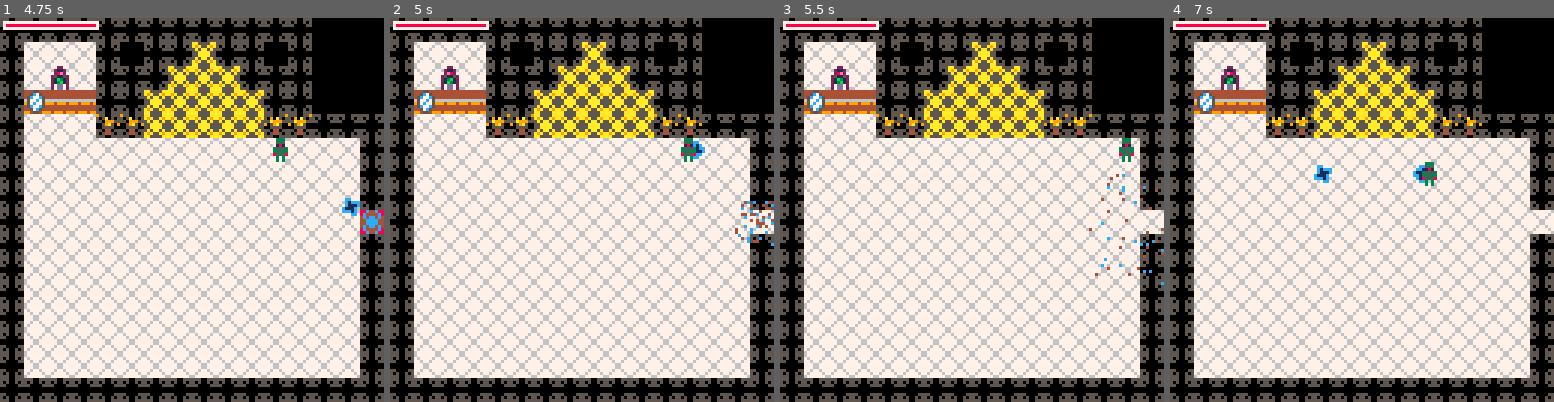
Above: before the commit, frames 1-4 (left to right).
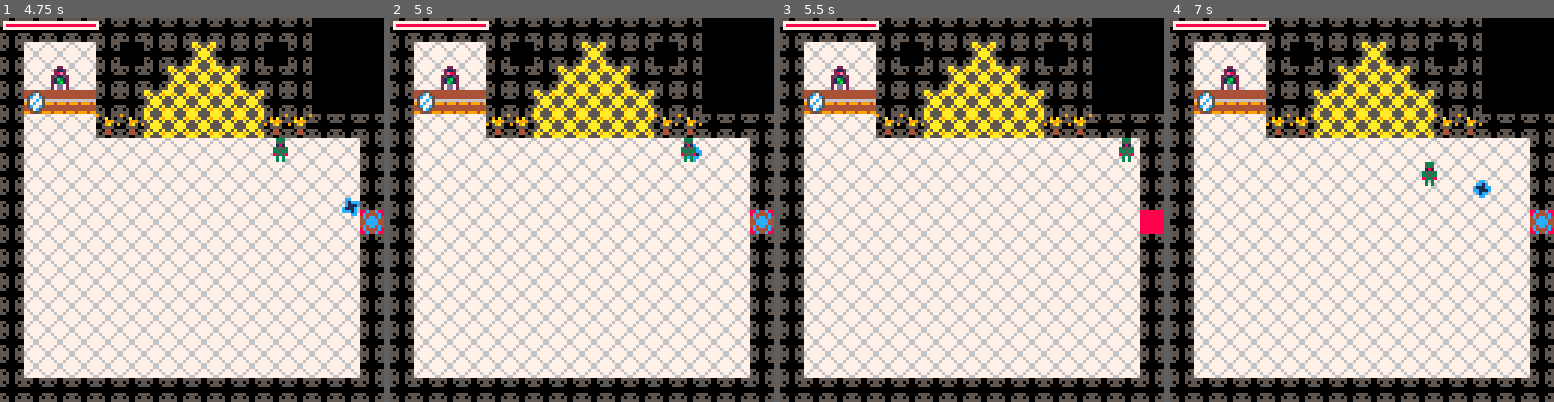
Above: after the commit, the same moments.

Repository: rledford/pico-door
Game: PICO-8 cartridge door.p8
The game is run twice, just before and just after one commit, with the same random seed, the same clock (stepped at 60 frames per second) and the same inputs.
Inputs:
- Up to frame 1 (4.75 s): tap X (X key) at 0.33, 0.7, 1.43, 2.58, 3.1, 3.62, 4.13, 4.65 s; tap O (Z key) at 1.07, 1.8, 2.43, 3.07, 3.7, 4.33 s; hold Right 2.33-3.33 s; hold Right 3.38-4.22 s; hold Up 4.27-4.67 s; hold Right from 4.72 s (still down)
- Up to frame 2 (5 s): keep holding Right; tap O (Z key) at 4.97 s
- Up to frame 3 (5.5 s): keep holding Right; tap X (X key) at 5.17 s
- Up to frame 4 (7 s): tap O (Z key) at 5.6, 6.23, 6.87 s; tap X (X key) at 5.68, 6.2, 6.72 s; release Right at 5.72 s; hold Down 5.77-6.1 s; hold Left 6.15-6.98 s

Frame 1 is identical in both runs. In frame 2, 0.6% of the frame differs, in the area x 77-100%, y 32-60%; in frame 3, 0.6%; in frame 4, 0.8%, in the area x 37-100%, y 38-57%.

Commit message:
Update map and fix mirror destroyed on boss defeated.

Diff:
--- a/door.p8
+++ b/door.p8
@@ -315,7 +315,7 @@
 		this.hitbox={x=2,y=2,w=3,h=4}
 		this.target=nil
 		this.auto_target_radius = 40
-		this.projectil_damage = 50
+		this.projectil_damage = 2
 		this.projectile_speed = 1.3
 		this.has_ricochet = false
 		this.has_pierce = false
@@ -1125,7 +1125,7 @@
 		this.anim,
 		this.static={x=1,y=2,w=6,h=5},false,false,nil,make_animation({57,58}, 6),true
 		this.auto_target_radius = 1000
-		this.aggressive = (room.y >= 2 and room.x <= 4) or (has_started_boss_room and boss_hp > 0)
+		this.aggressive = (room.y >= 2 and room.x <= 4) and boss_hp > 0
 		this.fire_timer = rnd(10) + rnd(50) + 40
 	end,
 	update=function(this)
@@ -1185,9 +1185,10 @@
 mirror_type = {
 	init=function(this)
 		this.anim,
-		this.can_interact =
+		this.can_interact,
+		this.static =
 		make_animation({12}),
-		false
+		false,true
 	end,
 	update=function(this)
 		this.can_interact = window == nil and player ~= nil and not player.dead and flr(get_range(this, player)) <= TILE_SIZE
@@ -1336,7 +1337,7 @@
 }
 
 function start_boss_defeated()
-	local obj,should_destroy = nil
+	local obj = nil
 	for i=count(objects),1,-1 do
 		local should_destroy = true
 		obj = objects[i]
@@ -2359,46 +2360,46 @@
 __map__
 0101010101010101010101010100000000000000000000000000000101010101000000000000000000000000000000000000000000000000000000000000000000000000000000000000000000000000000000000000000000000000000000000000000000000000000000000000000000000000000000000000000000000000
 01020202010001010501010001000000000000000000000000000001022c0201000101010101000000000000000000000000000000000000000001010101010000000000000000000000000000000000000000000000000000000000000000000000000000000000000000000000000000000000000000000000000000000000
-0102250201010105050501010100000001010101010101010000000102020239010110021001000000000000000000000000000000000000000001102a10010000000000000000000000000000000000000000000000000000000000000000000000000000000000000000000000000000000000000000000000000000000000
-010c27270101050505050501010000000102020102022b010000000102020202020302100201000000000000000000000000000000000000000001021002010000000000000000000000000000000000000000000000000000000000000000000000000000000000000000000000000000000000000000000000000000000000
-0102020239390505050505393901010101020201020202010000000102020239010110021001000000000000000000000000000000000000000001020202010000000000000000000000000000000000000000000000000000000000000000000000000000000000000000000000000000000000000000000000000000000000
-0102020202020202020202020202020101020239060202010000000102020201000102020201000000000000000000000000000000000000000001020202010000000000000000000000000000000000000000000000000000000000000000000000000000000000000000000000000000000000000000000000000000000000
-0102020202020202020202020202020101020202020202010000000102020201000102020239010101010000000000000000000000000101010139020202010000000000000000000000000000000000000000000000000000000000000000000000000000000000000000000000000000000000000000000000000000000000
-010202020202020202020202020202010102020202020201000000010202020100010206020202022c01000000000000000000000000012b020202020602010000000000010101010101010101000000000000000000000000000000000000000000000000000000000000000000000000000000000000000000000000000000
-0102020202020202020202020202020302020202020202010000000102060201000102020202020202010000000000000000000000000102020202020202010000000001010101013901010101010000000000000000000000000000000000000000000000000000000000000000000000000000000000000000000000000000
-0102020202020202020202020202020101020202020202010000000102020201000102020202020202390101010101000001010101013902020202020202010000000001013902020202023901010000000000000000000000000000000000000000000000000000000000000000000000000000000000000000000000000000
-0102020202020202020202020202020101020202020202010000000102020201000102020202020202020202020201000001020202020202020202020202010000000001010202020202020201010000000000000000000000000000000000000000000000000000000000000000000000000000000000000000000000000000
-0102020202020202020202020202020101020639020202010101010102020201000102020202020202020210021001010101100210020202020202020602010000000001010202022302020201010000000000000000000000000000000000000000000000000000000000000000000000000000000000000000000000000000
-0102020202020202020202020202020101020201020202020202020102020201000102020202020206020202100203020203021002020202060202020202010000000001010202020202020201010000000000000000000000000000000000000000000000000000000000000000000000000000000000000000000000000000
-0102020202020202020202020202020101020201020202020202020302020201000102020202020202020210021001010101100210020202020202020202010000000001013902020202023901010000000000000000000000000000000000000000000000000000000000000000000000000000000000000000000000000000
-01020202020202020202020202020201012b0202020202020202020102020201000102020202020202020202020201000001020202020202020202020202010000000001010101020202010101010000000000000000000000000000000000000000000000000000000000000000000000000000000000000000000000000000
-0101010101010101010101010101010101010101010101010102010101010101000101010101010101010101010101000001010101010101010201010101010000000000010101010201010101000000000000000000000000000000000000000000000000000000000000000000000000000000000000000000000000000000
+0102250201010105050501010100000001010101010101010000000102020239010110021001000000000000000000000000000000000000000001102a10010000000000010101010101010101000000000000000000000000000000000000000000000000000000000000000000000000000000000000000000000000000000
+010c27270101050505050501010000000102020102022b010000000102020202020302100201000000000000000000000000000000000000000001021002010000000001010101013901010101010000000000000000000000000000000000000000000000000000000000000000000000000000000000000000000000000000
+0102020239390505050505393901010101020201020202010000000102020239010110021001000000000000000000000000000000000000000001020202010000000001013902020202023901010000000000000000000000000000000000000000000000000000000000000000000000000000000000000000000000000000
+0102020202020202020202020202020101020239060202010000000102020201000102020201000000000000000000000000000000000000000001020202010000000001010202020202020201010000000000000000000000000000000000000000000000000000000000000000000000000000000000000000000000000000
+0102020202020202020202020202020101020202020202010000000102020201000102020239010101010000000000000000000000000101010139020202010000000001010202022302020201010000000000000000000000000000000000000000000000000000000000000000000000000000000000000000000000000000
+010202020202020202020202020202010102020202020201000000010202020100010206020202022c01000000000000000000000000012b020202020602010000000001010202020202020201010000000000000000000000000000000000000000000000000000000000000000000000000000000000000000000000000000
+0102020202020202020202020202020302020202020202010000000102060201000102020202020202010000000000000000000000000102020202020202010000000001013902020202023901010000000000000000000000000000000000000000000000000000000000000000000000000000000000000000000000000000
+0102020202020202020202020202020101020202020202010000000102020201000102020202020202390101010101000001010101013902020202020202010000000001010101020202010101010000000000000000000000000000000000000000000000000000000000000000000000000000000000000000000000000000
+0102020202020202020202020202020101020202020202010000000102020201000102020202020202020202020201000001020202020202020202020202010000000000010101010201010101000000000000000000000000000000000000000000000000000000000000000000000000000000000000000000000000000000
+0102020202020202020202020202020101020639020202010101010102020201000102020202020202020210021001010101100210020202020202020602010000000000000001010201010000000000000000000000000000000000000000000000000000000000000000000000000000000000000000000000000000000000
+0102020202020202020202020202020101020201020202020202020102020201000102020202020206020202100203020203021002020202060202020202010000000000000001010201010000000000000000000000000000000000000000000000000000000000000000000000000000000000000000000000000000000000
+0102020202020202020202020202020101020201020202020202020302020201000102020202020202020210021001010101100210020202020202020202010000000000000001390239010000000000000000000000000000000000000000000000000000000000000000000000000000000000000000000000000000000000
+01020202020202020202020202020201012b0202020202020202020102020201000102020202020202020202020201000001020202020202020202020202010000000000000001010201010000000000000000000000000000000000000000000000000000000000000000000000000000000000000000000000000000000000
+0101010101010101010101010101010101010101010101010102010101010101000101010101010101010101010101000001010101010101010201010101010000000000000001010201010000000000000000000000000000000000000000000000000000000000000000000000000000000000000000000000000000000000
 0101010101010101010101010101000000000000000000000102010000000000000000000000000000000000000000000000000000000000010201000000000000000000000101010201010100000000000000000000000000000000000000000000000000000000000000000000000000000000000000000000000000000000
 0102020202030202021002020201000000000000000001010103010101000000000000000000000000000000000000000000000000010101010201010101000000000000000139020202390100000000000000000000000000000000000000000000000000000000000000000000000000000000000000000000000000000000
-0102130101010202102d10020201000000000000000001020213020201000000000000000000000000000000000000000000000000012c02390339022901000000000000000101020202010100000000000000000000000000000000000000000000000000000000000000000000000000000000000000000000000000000000
-0101020100010202021002020201000000000000000001020202020201000000000000000000000000000000000000000000000000010202020202020201000000000000000101020202010100000000000000000000000000000000000000000000000000000000000000000000000000000000000000000000000000000000
+0102130101010202102d10020201000000000000000001020213020201000000000000000000000000000000000000000000000000012c02390339020201000000000000000101020202010100000000000000000000000000000000000000000000000000000000000000000000000000000000000000000000000000000000
+0101020100010202021002020201000000000000000001020202020201000000000000000000000000000000000000000000000000010210020202020201000000000000000101020202010100000000000000000000000000000000000000000000000000000000000000000000000000000000000000000000000000000000
 0101020100010202020202020201000000000000000001020202020201000000000000000000000000000000000000000000000000010202020202020201000000000000000139020202390100000000000000000000000000000000000000000000000000000000000000000000000000000000000000000000000000000000
 0102020100010202020202020201000001010101010139020202020201000000000000000000000000000000000000000000000000010202020202020201000000000000000101020202010100000000000000000000000000000000000000000000000000000000000000000000000000000000000000000000000000000000
 0102130100010202020602020201000001020202020202020202020201000000000000000000000000000000000000000000000000010202060206020201000000000000000101020202010100000000000000000000000000000000000000000000000000000000000000000000000000000000000000000000000000000000
 0101020100010101010101010101000001020202020202020202020201000000000000000000000000000000000000000000000000010202020202020201000000000000000139020202390100000000000000000000000000000000000000000000000000000000000000000000000000000000000000000000000000000000
 0101020100000000000000000000000001020202020202020202020201000000000101010101010101010101010000000000000000010202060206020201000000000000000101020202010100000000000000000000000000000000000000000000000000000000000000000000000000000000000000000000000000000000
 010202010101010101010101010000000102020202020239010101010100000000012c022901020202020206010000000000000000010202020202020201000000000000000101020202010100000000000000000000000000000000000000000000000000000000000000000000000000000000000000000000000000000000
-0102130202020210020602100100000001020202020202010000000000000000000102220201020202020202010101010101010101010202020202020201000000000000000139020202390100000000000000000000000000000000000000000000000000000000000000000000000000000000000000000000000000000000
-010102020101010201010102010101010113020202020201010101010101010101010c191001020202020202391002020202021010390202020202020201000000000000000101020202010100000000000000000000000000000000000000000000000000000000000000000000000000000000000000000000000000000000
-0101020201000102010001020202100101033902020202060202020202021002023902100210060202020213031002020202021010031302020202020201000000000000000101020202010100000000000000000000000000000000000000000000000000000000000000000000000000000000000000000000000000000000
+0102130202020210020602100100000001020202020202010000000000000000000102220201020202020202010101010101010101010202020202021001000000000000000139020202390100000000000000000000000000000000000000000000000000000000000000000000000000000000000000000000000000000000
+010102020101010201010102010101010113020202020201010101010101010101010c191001020202020202391002022c02021010390202020202100201000000000000000101020202010100000000000000000000000000000000000000000000000000000000000000000000000000000000000000000000000000000000
+0101020201000102010001020202100101033902020202060202020202021002023902100210060202020213031002020202021010031302020210022901000000000000000101020202010100000000000000000000000000000000000000000000000000000000000000000000000000000000000000000000000000000000
 0102020201000102010101020210020202020102020202020202020602021002020313020202020202020202010101010101010101010101010201010101000000000000000139020202390100000000000000000000000000000000000000000000000000000000000000000000000000000000000000000000000000000000
-01022b0201000102020202020202100101010102020202060202020202020101010102020202020202020202010000000000000000000000010201000000000000000000000101020202010100000000000000000000000000000000000000000000000000000000000000000000000000000000000000000000000000000000
-0101010101010101010101010101010100000101010301010101010101010100000101010101010101010101010000000000000000000000010201000000000000000000000101020202010100000000000000000000000000000000000000000000000000000000000000000000000000000000000000000000000000000000
-…(13 lines of a section not shown)…
+01022b0201000102020202020202100101010101010301060202020202020101010102020202020202020202010000000000000000000000010201000000000000000000000101020202010100000000000000000000000000000000000000000000000000000000000000000000000000000000000000000000000000000000
+0101010101010101010101010101010100000000010201010101010101010100000101010101010101010101010000000000000000000000010201000000000000000000000101020202010100000000000000000000000000000000000000000000000000000000000000000000000000000000000000000000000000000000
+…(13 lines of a section not shown)…
Not shown, changed: 20 lines of the sprite sheet (__gfx__) section of door.p8
